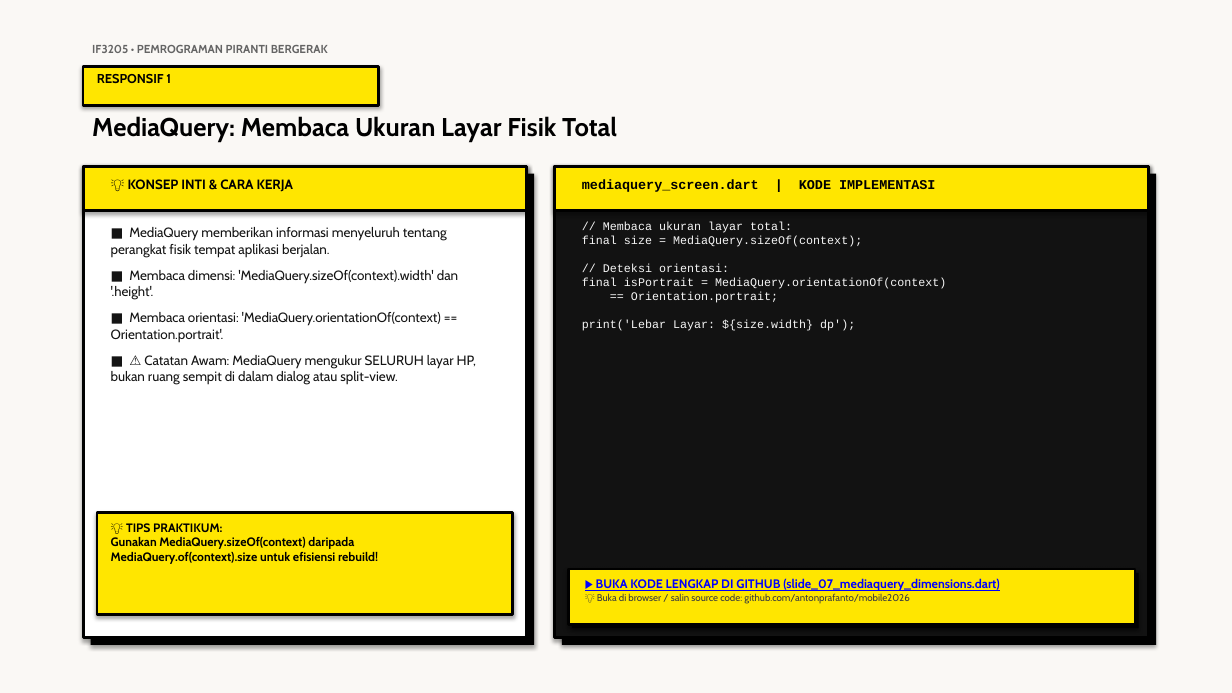
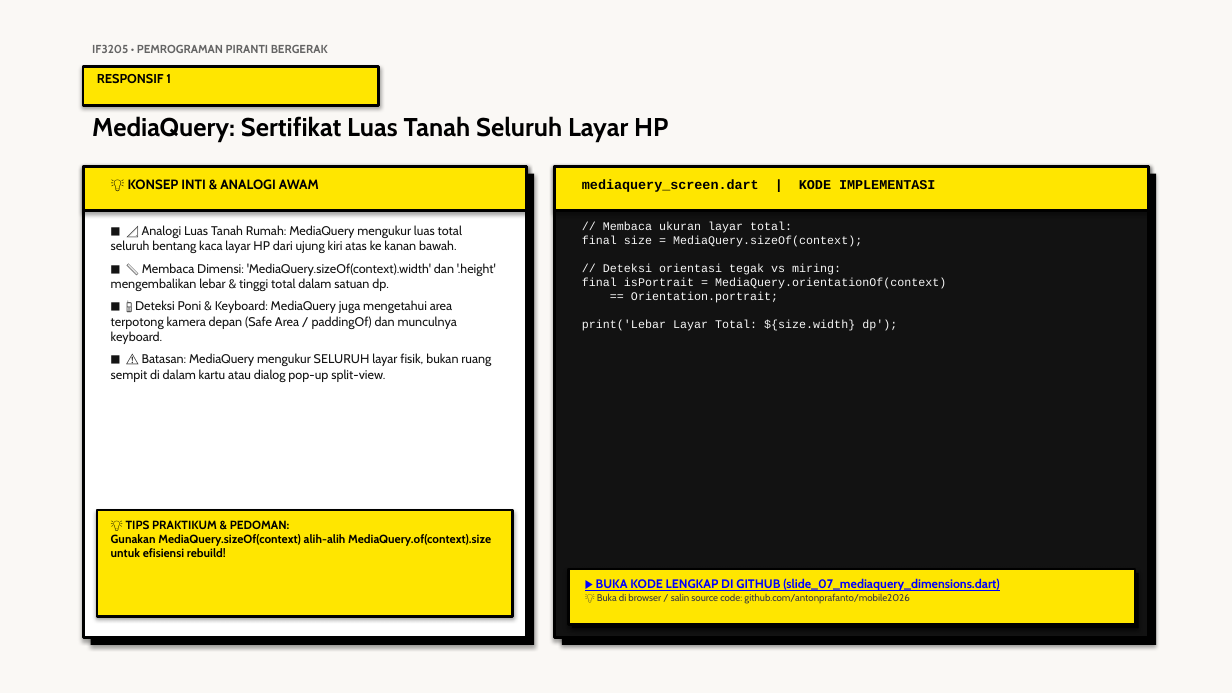
Before and after one commit to antonprafanto/mobile2026, a slide deck: slide 7 of 03_slide_presentasi/PERTEMUAN_05_Material3_dan_Responsive_UI.pptx. Drawn at 1232x693 pixels with LibreOffice and Linux fonts; fonts in the diff are those of the drawing. Boxes give left, top, right and bottom in pixels: in the first picture for what was removed or moved away, otherwise in the second. Text is boxed around its words. In the diff, an @@ line names an element or a change of style, - is before the commit and + after.

Commit message:
feat(p05): perkuat analogi membumi, kartu M3, dan dokumen kerangka kerja courseware

```diff
--- a/03_slide_presentasi/PERTEMUAN_05_Material3_dan_Responsive_UI.pptx
+++ b/03_slide_presentasi/PERTEMUAN_05_Material3_dan_Responsive_UI.pptx
@@ text at (92,116,668,142): text changed @@
-MediaQuery: Membaca Ukuran Layar Fisik Total
+MediaQuery: Sertifikat Luas Tanah Seluruh Layar HP
@@ text at (128,179,319,189): text changed @@
-💡 KONSEP INTI & CARA KERJA
+💡 KONSEP INTI & ANALOGI AWAM
@@ text at (111,225,496,382): text changed; size 10.5 to 9.8 pt @@
-■ MediaQuery memberikan informasi menyeluruh tentang perangkat fisik tempat aplikasi berjalan.
-■ Membaca dimensi: 'MediaQuery.sizeOf(context).width' dan '.height'.
-■ Membaca orientasi: 'MediaQuery.orientationOf(context) == Orientation.portrait'.
-■ ⚠️ Catatan Awam: MediaQuery mengukur SELURUH layar HP, bukan ruang sempit di dalam dialog atau split-view.
+■ 📐 Analogi Luas Tanah Rumah: MediaQuery mengukur luas total seluruh bentang kaca layar HP dari ujung kiri atas ke kanan bawah.
+■ 📏 Membaca Dimensi: 'MediaQuery.sizeOf(context).width' dan '.height' mengembalikan lebar & tinggi total dalam satuan dp.
+■ 📱 Deteksi Poni & Keyboard: MediaQuery juga mengetahui area terpotong kamera depan (Safe Area / paddingOf) dan munculnya keyboard.
+■ ⚠️ Batasan: MediaQuery mengukur SELURUH layar fisik, bukan ruang sempit di dalam kartu atau dialog pop-up split-view.
@@ text at (582,222,946,331): text changed @@
-// Membaca ukuran layar total:
-final size = MediaQuery.sizeOf(context);
-// Deteksi orientasi:
-final isPortrait = MediaQuery.orientationOf(context)
-== Orientation.portrait;
-print('Lebar Layar: ${size.width} dp');
+// Membaca ukuran layar total:
+final size = MediaQuery.sizeOf(context);
+// Deteksi orientasi tegak vs miring:
+final isPortrait = MediaQuery.orientationOf(context)
+== Orientation.portrait;
+print('Lebar Layar Total: ${size.width} dp');
@@ text at (111,520,491,557): text changed; size 9.5 to 9.2 pt @@
-💡 TIPS PRAKTIKUM:
-Gunakan MediaQuery.sizeOf(context) daripada MediaQuery.of(context).size untuk efisiensi rebuild!
+💡 TIPS PRAKTIKUM & PEDOMAN:
+Gunakan MediaQuery.sizeOf(context) alih-alih MediaQuery.of(context).size untuk efisiensi rebuild!
```
Also in this commit, not shown: 15 other slides changed, 4 other files.
